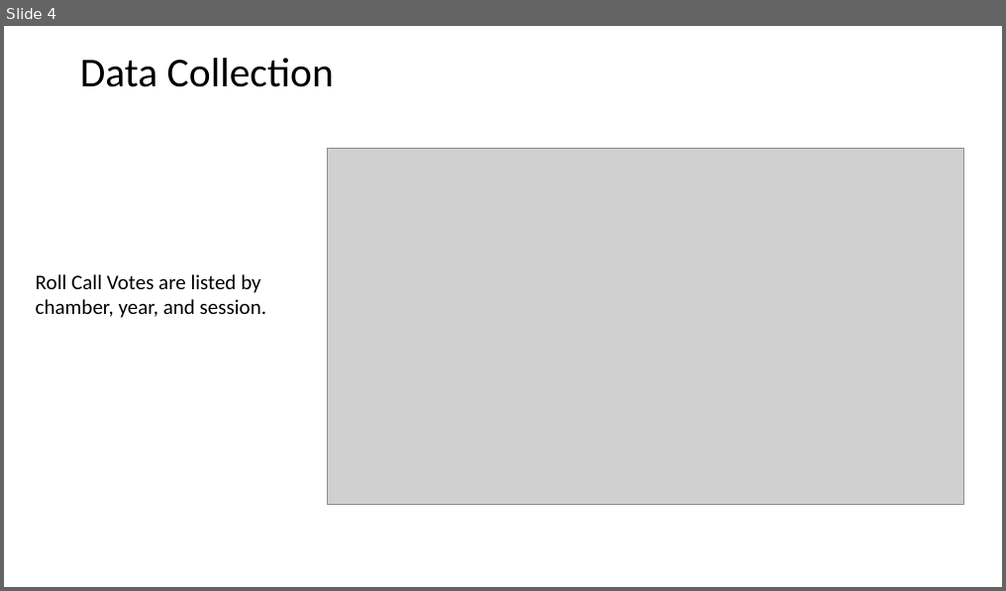
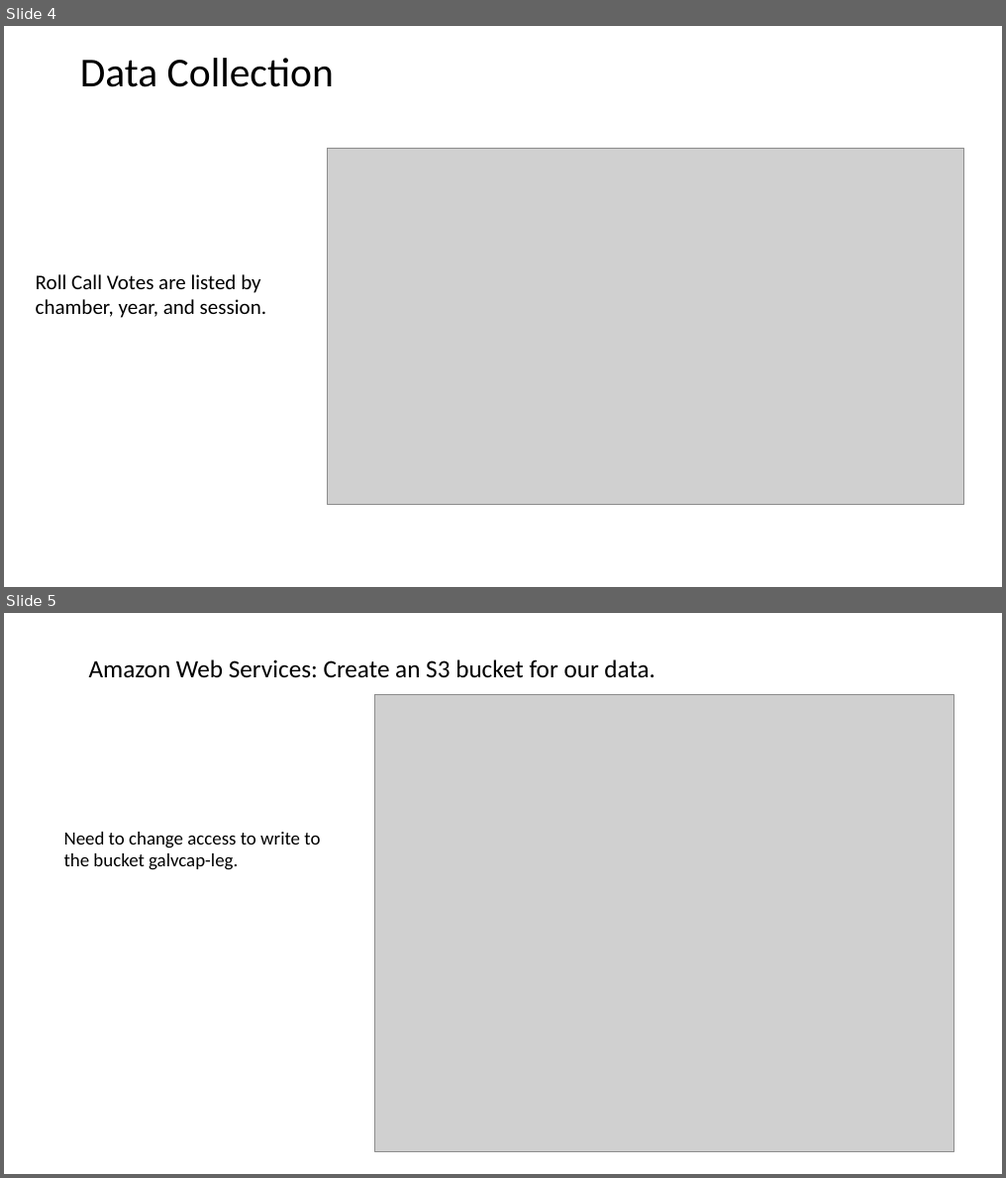
Before and after one commit to BruceZu/galvanize_capstone, a slide deck: Galvanize Capstone Process.pptx. Shown one above the other, each under a label of ours: slide 4 before the commit, slides 4 and 5 after it. The pictures are 1006x591 and 1006x1178 pixels, drawn with LibreOffice and Linux fonts; fonts in the diff are those of the drawing; grey boxes stand for pictures. Boxes give left, top, right and bottom in pixels: in the first picture for what was removed or moved away, otherwise in the second. Text is boxed around its words. In the diff, an @@ line names an element or a change of style, - is before the commit and + after.

```diff
--- a/Galvanize Capstone Process.pptx
+++ b/Galvanize Capstone Process.pptx
@@ slide 5 added at box(4, 613, 1002, 1174), background #FFFFFF @@
@@ text added at box(89, 660, 655, 678), 24 pt, text #000000 @@
+Amazon Web Services: Create an S3 bucket for our data.
@@ picture added at box(375, 695, 954, 1153) @@
@@ text added at box(64, 832, 320, 870), 18 pt, text #000000 @@
+Need to change access to write to the bucket galvcap-leg.
```
Also in this commit, not shown: 3 other slides added, 21 other files.
